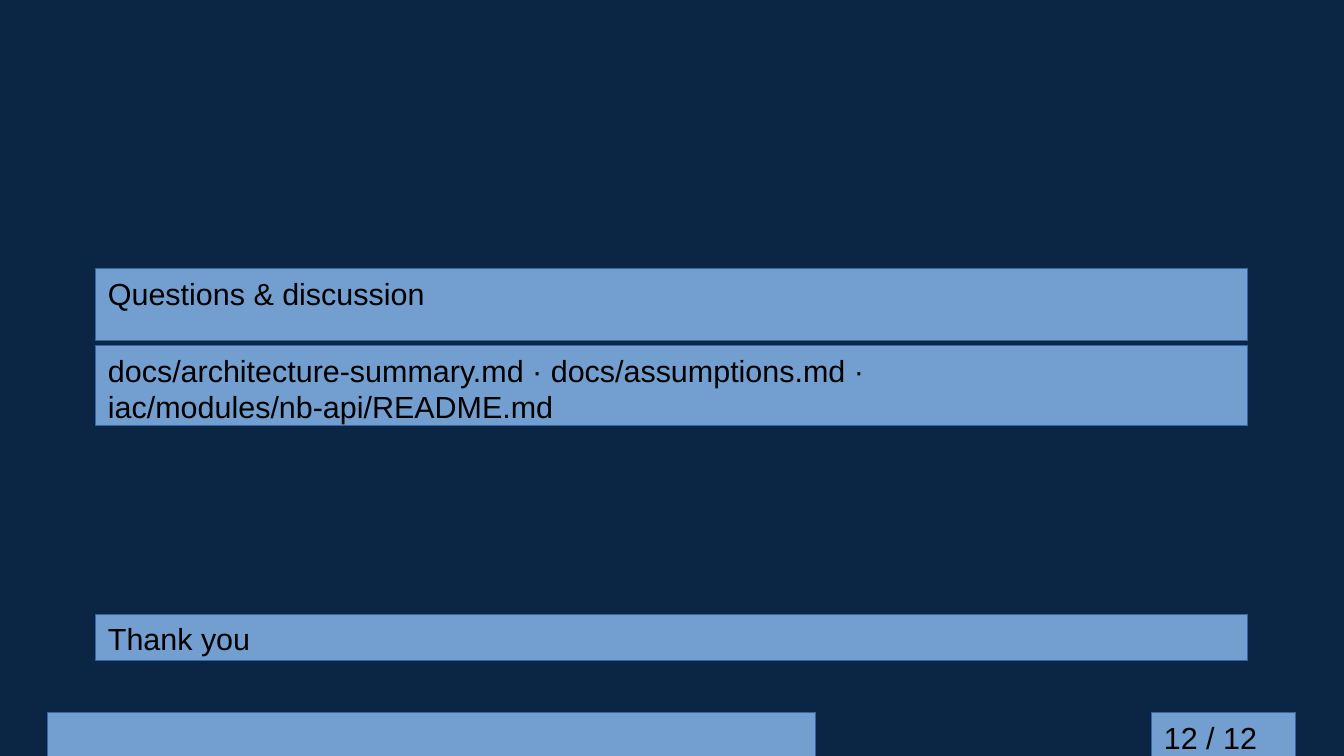
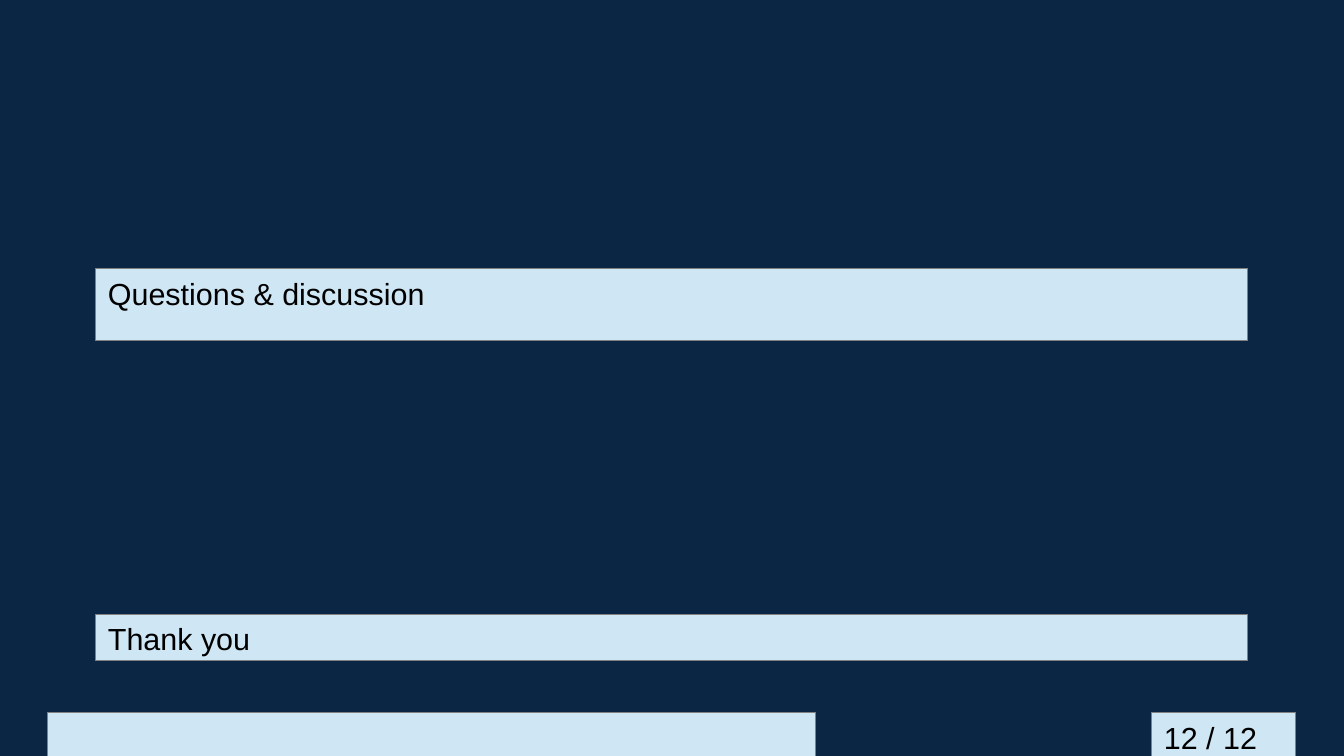
Before and after one commit to MetehanBolat/contoso-poc, a slide deck: slide 12 of slides/novabank-cloud-foundation.odp. Drawn at 1344x756 pixels with LibreOffice and Linux fonts; fonts in the diff are those of the drawing. Boxes give left, top, right and bottom in pixels: in the first picture for what was removed or moved away, otherwise in the second. Text is boxed around its words. In the diff, an @@ line names an element or a change of style, - is before the commit and + after.

```diff
--- a/slides/novabank-cloud-foundation.odp
+++ b/slides/novabank-cloud-foundation.odp
@@ rectangle removed at (x1=96, y1=345, x2=1249, y2=426) @@
-docs/architecture-summary.md · docs/assumptions.md · iac/modules/nb-api/README.md
@@ fill #729FCF to #CFE7F5; outline #3465A4 0 pt to #808080 0 pt in 4 elements at (x1=96, y1=268, x2=1249, y2=340), (x1=96, y1=615, x2=1249, y2=661), (x1=1153, y1=713, x2=1296, y2=756), (x1=48, y1=713, x2=816, y2=756) @@
```
Also in this commit, not shown: 11 other slides changed, 3 other files.
